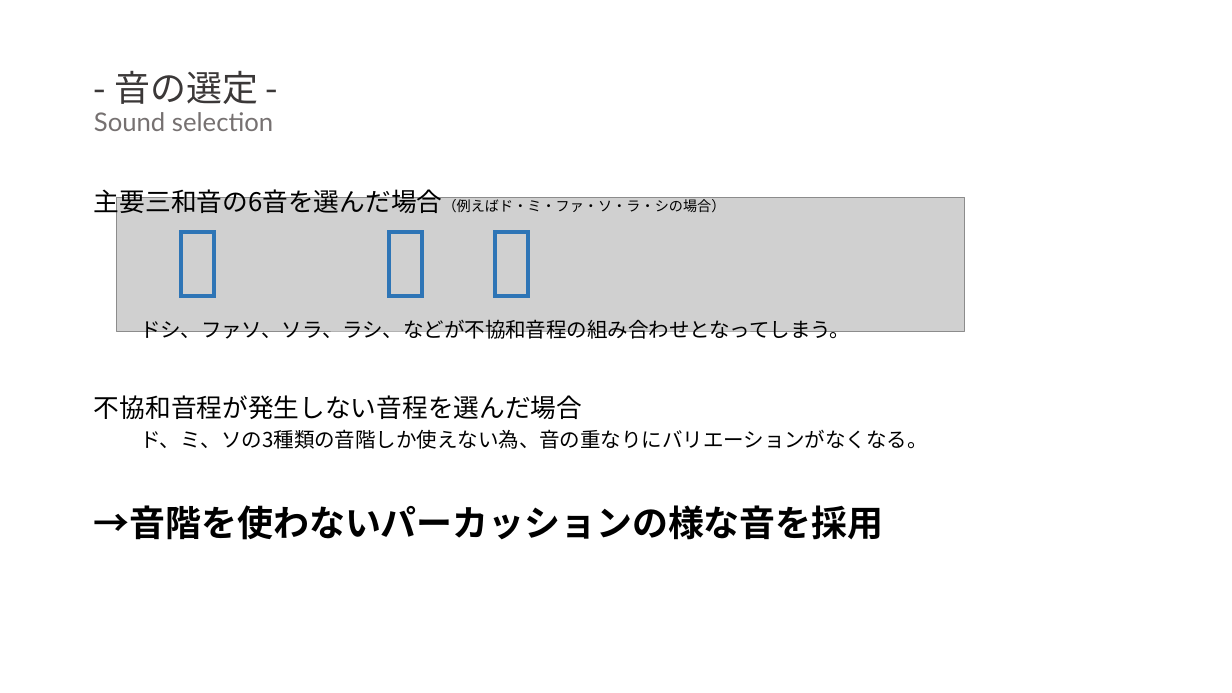
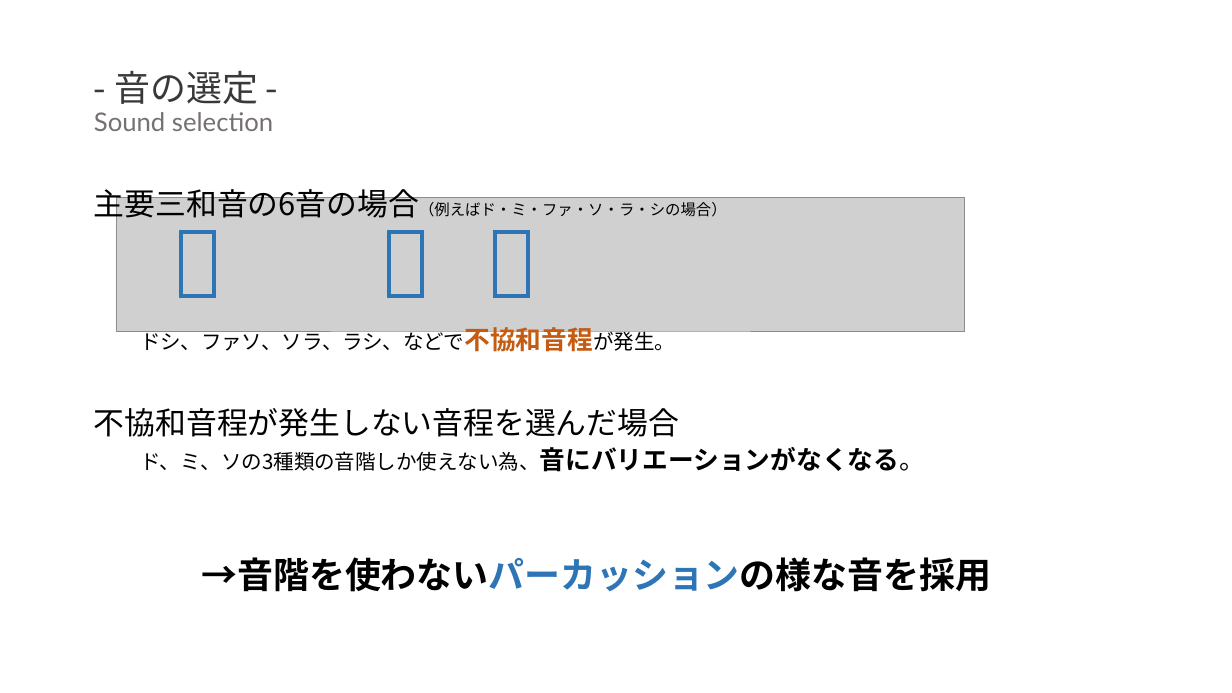
Before and after one commit to sakamana/PuzzleSoundGames, a slide deck: slide 12 of 卒研発表_佐久間.pptx (slide 11 before the commit). Drawn at 1232x693 pixels with LibreOffice and Linux fonts; fonts in the diff are those of the drawing; grey boxes stand for pictures. Boxes give left, top, right and bottom in pixels: in the first picture for what was removed or moved away, otherwise in the second. Text is boxed around its words. In the diff, an @@ line names an element or a change of style, - is before the commit and + after.

```diff
--- a/卒研発表_佐久間.pptx
+++ b/卒研発表_佐久間.pptx
@@ text at box(94, 184, 727, 355): text changed; size 16 to 12 pt @@
-主要三和音の6音を選んだ場合（例えばド・ミ・ファ・ソ・ラ・シの場合）
-  ドシ、ファソ、ソラ、ラシ、などが不協和音程の組み合わせとなってしまう。
+主要三和音の6音の場合（例えばド・ミ・ファ・ソ・ラ・シの場合）
+  ドシ、ファソ、ソラ、ラシ、などで不協和音程が発生。
@@ text at box(94, 408, 991, 592): size 20 to 24 pt in "不協和音程が発生しない音程を選んだ場合"; text colour #000000 to #2E75B6 in "→音階を使わないパーカッションの様な音を採用" @@
@@ text at box(140, 447, 925, 472): text changed @@
-  ド、ミ、ソの3種類の音階しか使えない為、音の重なりにバリエーションがなくなる。
+  ド、ミ、ソの3種類の音階しか使えない為、音にバリエーションがなくなる。
```
Also in this commit, not shown: 7 other slides changed, 1 slide added.
